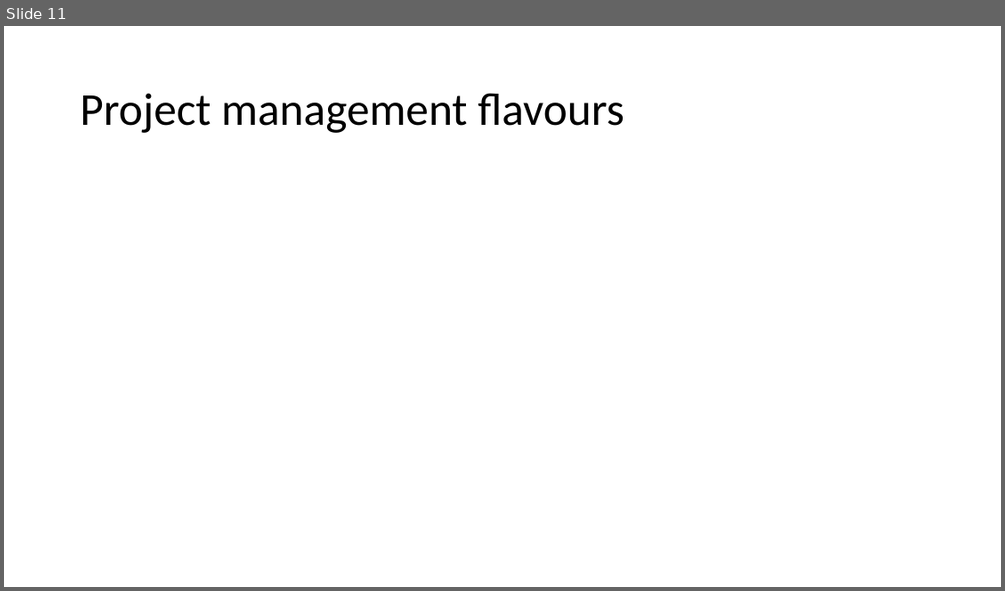
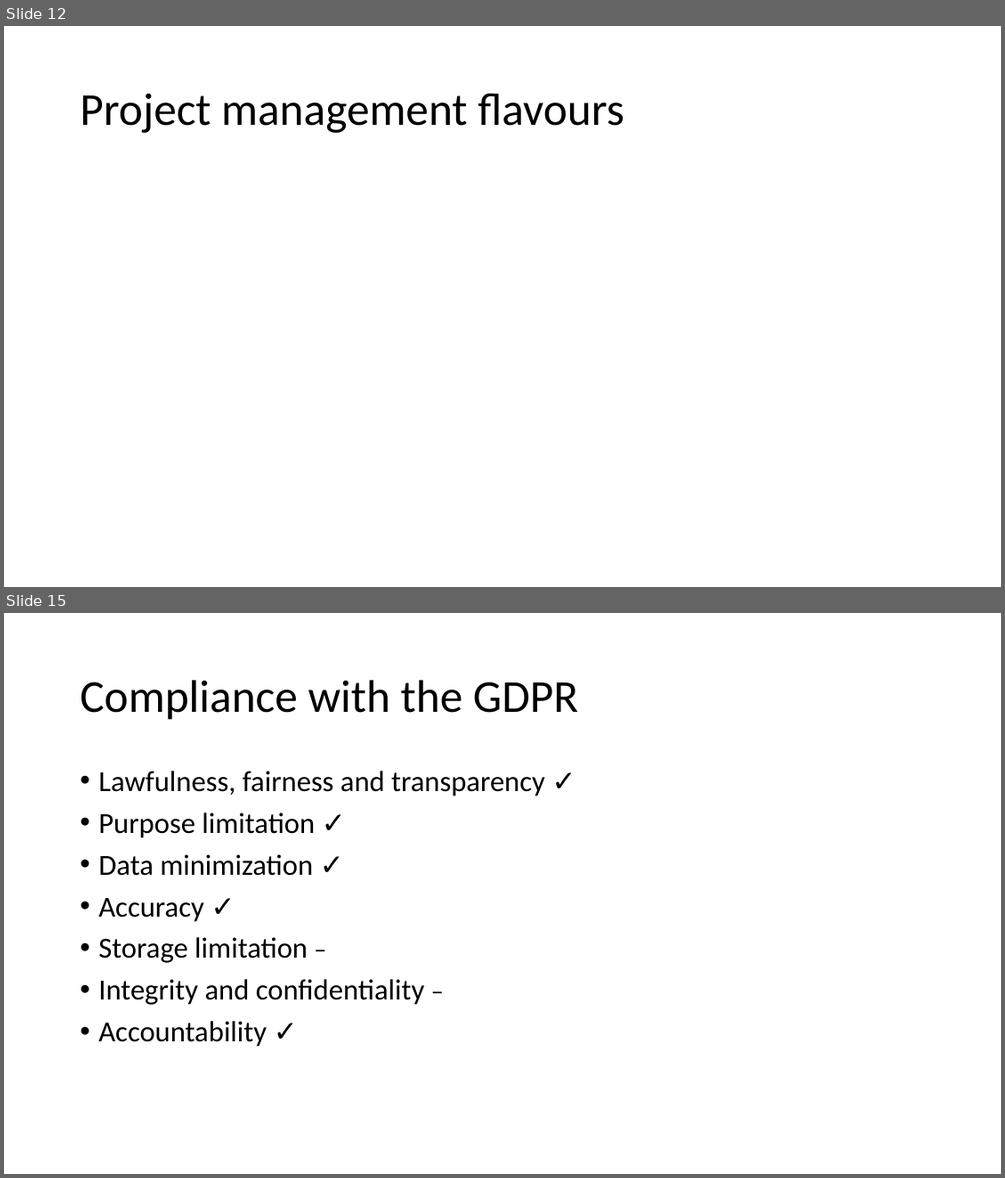
Before and after one commit to marilorena/ProgettoAppBWT, a slide deck: project_presentation.pptx. Shown one above the other, each under a label of ours: slide 11 before the commit, slides 12 and 15 after it; the slides between them are not shown. The pictures are 1005x591 and 1005x1178 pixels, drawn with LibreOffice and Linux fonts; fonts in the diff are those of the drawing. Boxes give left, top, right and bottom in pixels: in the first picture for what was removed or moved away, otherwise in the second. Text is boxed around its words. In the diff, an @@ line names an element or a change of style, - is before the commit and + after.

```diff
--- a/project_presentation.pptx
+++ b/project_presentation.pptx
@@ slide 15 added at (4, 613, 1001, 1174), background #FFFFFF @@
@@ title added at (80, 680, 578, 720), 44 pt, text #000000 @@
+Compliance with the GDPR
@@ text added at (98, 771, 545, 1046), 28 pt, text #000000 @@
+• Lawfulness, fairness and transparency ✓
+• Purpose limitation ✓
+• Data minimization ✓
+• Accuracy ✓
+• Storage limitation –
+• Integrity and confidentiality –
+• Accountability ✓
@@ what was slide 11 is now slide 12 @@
```
Also in this commit, not shown: 6 slides changed, 2 other slides added.
